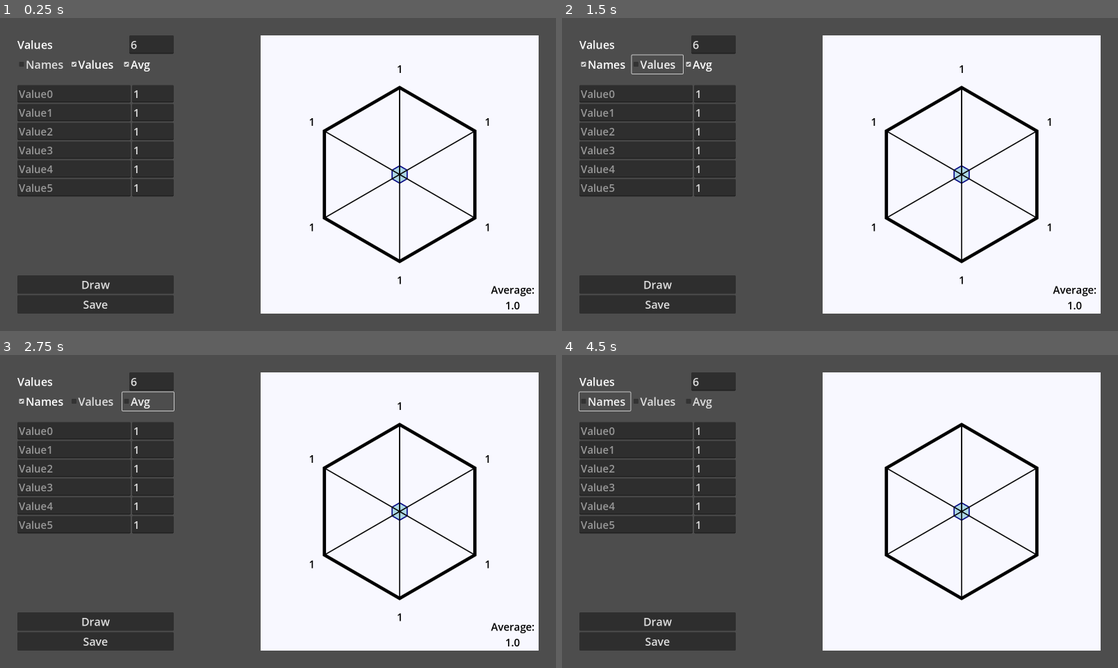
Above: before the commit, frames 1-4 (two rows, left to right).
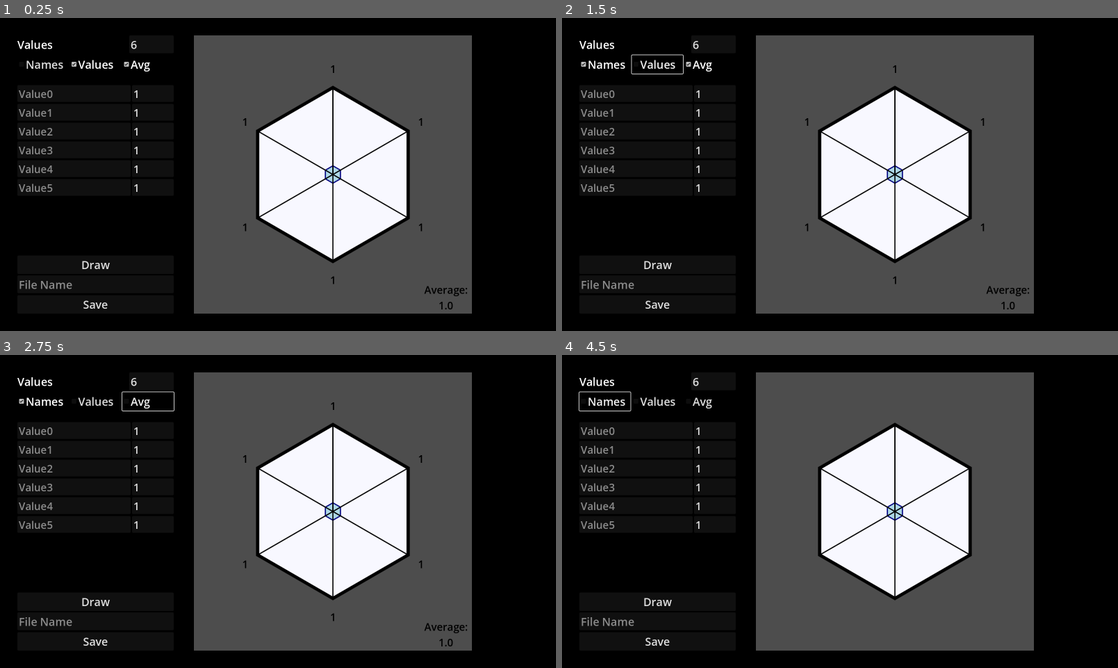
Above: after the commit, the same moments.

Repository: Ser0-afk/Stat_Polygon_Maker
Game: Godot game, scene res://main.tscn
The game is run twice, just before and just after one commit, with the same random seed, the same clock (stepped at 60 frames per second) and the same inputs.
Inputs:
- Up to frame 1 (0.25 s): no input
- Up to frame 2 (1.5 s): click "Names" at 0.5 s; click "Values" at 1.25 s
- Up to frame 3 (2.75 s): click "Avg" at 2 s
- Up to frame 4 (4.5 s): click "Draw" at 2.75 s; click "Save" at 3.5 s; click "Names" at 4.25 s

The runs differ from the first frame. In frame 1, 79% of the frame differs, in the area x 0-100%, y 0-100%; in frame 2, 79%; in frame 3, 79%; in frame 4, 79%.
Error after the commit: Invalid access to property or key 'text' on a base object of type 'null instance'. (res://main.gd:72)

Commit message:
1.2.0
Added ConfigFile
Now supports multiples saves

Diff:
--- /dev/null
+++ b/stat-polygon-maker/ConfigHandler.gd
@@ -0,0 +1,43 @@
+extends Node
+
+var config = ConfigFile.new()
+
+const CONFIG_PATH = "user://settings.ini"
+
+func _ready() -> void:
+	if not FileAccess.file_exists(CONFIG_PATH):
+
+		config.set_value("Colors", "WINDOW_BG", Color.BLACK)
+		config.set_value("Colors", "WINDOW_TEXT", Color.WHITE)
+		config.set_value("Colors", "BG_COLOR", Color.TRANSPARENT)
+		config.set_value("Colors", "IMG_TEXT", Color.BLACK)
+		config.set_value("Colors", "POLY_COLOR", Color.GHOST_WHITE)
+		config.set_value("Colors", "LINES_COLOR", Color.BLACK)
+		config.set_value("Colors", "STATS_COLOR", Color.LIGHT_BLUE)
+		config.set_value("Colors", "STATS_LINES_COLOR", Color.NAVY_BLUE)
+
+		config.set_value("Measures", "R", 250.0)
+		config.set_value("Measures", "IMG_SIZE", Vector2(800, 800))
+		config.set_value("Measures", "LABELS_DISTANCE", 10)
+		config.set_value("Measures", "AVG_POSITION", Vector2(800 - 75, 800 - 90) )
+
+		config.set_value("Others", "VALUE_SCALE", 10)
+		config.set_value("Others", "STARTING_N", 6)
+		config.set_value("Others", "AA", true)
+		config.set_value("Others", "OUTPUT_PATH", "output/")
+
+		config.save(CONFIG_PATH)
+
+	else:
+		config.load(CONFIG_PATH)
+
+
+func save_settings(section: String, key: String, value):
+	config.set_value(section, key, value)
+	config.save(CONFIG_PATH)
+
+func load_settings(section :String) -> Dictionary:
+	var settings := {}
+	for k in config.get_section_keys(section):
+		settings[k] = config.get_value(section, k)
+	return settings
--- a/stat-polygon-maker/Image.gd
+++ b/stat-polygon-maker/Image.gd
@@ -1,62 +1,65 @@
 extends Sprite2D
 
-##CONFIG start
-const STARTING_N = 6									##Default number of vertices
-const AA = true											##AntiAliasing
-const R := 250.0										##Radius of circumscribed circle
-const IMG_SIZE = Vector2(800, 800)						##Image resolution
-
-const BG_COLOR = Color.GHOST_WHITE
-const POLY_COLOR = Color.GHOST_WHITE
-const STATS_COLOR = Color.LIGHT_BLUE
-const LINES_COLOR = Color.BLACK
-const STATS_LINES_COLOR = Color.NAVY_BLUE
-
-const LABELS_DISTANCE = 10								##Distance of labels from vertices
-const AVG_POSITION = IMG_SIZE - Vector2 (75, 90)		##Position of the average
-const VALUE_SCALE = 10									##Determines the scale of the value polygon
-##CONFIG end
 
 
-const label_base = preload("res://label_base.tscn")
 
-var center = IMG_SIZE/2
+var colors
+var measures
+var others
+
+
+const label_base = preload("uid://3d8dg2bpuajt")
+
+var center
 var vertices : PackedVector2Array = []
 var values_positions : PackedVector2Array = []
 
 
+func _ready() -> void:
+	colors = ConfigHandler.load_settings("Colors")
+	measures  = ConfigHandler.load_settings("Measures")
+	others	 = ConfigHandler.load_settings("Others")
+	center = measures["IMG_SIZE"]/2
+
 func _draw():
 
 	##Background
-	draw_rect(Rect2(Vector2(0,0), IMG_SIZE), BG_COLOR)
+	draw_rect(Rect2(Vector2(0,0), measures["IMG_SIZE"]), colors["BG_COLOR"])
 	##Polygon
-	draw_colored_polygon(vertices,POLY_COLOR)
+	draw_colored_polygon(vertices,colors["POLY_COLOR"])
 	##Stats
-	draw_colored_polygon(values_positions, STATS_COLOR)
+	draw_colored_polygon(values_positions, colors["STATS_COLOR"])
 	##Stats Line
-	draw_polyline(values_positions, STATS_LINES_COLOR, 2, AA)
+	draw_polyline(values_positions, colors["STATS_LINES_COLOR"], 2, others["AA"])
 	##Polygon Edges
-	draw_polyline(vertices, LINES_COLOR, 8, AA)
+	draw_polyline(vertices ,colors["LINES_COLOR"], 8, others["AA"])
 	##Separation lines
 	for i in vertices:
-		draw_line( center, i, LINES_COLOR, 2, AA)
+		draw_line( center, i, colors["LINES_COLOR"], 2, others["AA"])
 
 
 func redraw(N : int, values : Array, names : Array):
 
+	##if settings have changed
+	colors = ConfigHandler.load_settings("Colors")
+	measures  = ConfigHandler.load_settings("Measures")
+	others	 = ConfigHandler.load_settings("Others")
+	center = measures["IMG_SIZE"]/2
+
 	##frees previous values
 	vertices = []
 	values_positions = []
+
 	for i in get_children():
 		i.queue_free()
 
 	for i in N:
 		##sets drawing vectors
 		var angle =  PI * 2 * i / N
-		vertices.append(Vector2 (center[0] + R * sin(angle),
-								center[1] - R * cos(angle) ))
+		vertices.append(Vector2 (center[0] + measures["R"] * sin(angle),
+								center[1] - measures["R"] * cos(angle) ))
 
-		var lenght = R * values[i] / VALUE_SCALE
+		var lenght = measures["R"] * values[i] / others["VALUE_SCALE"]
 		values_positions.append(Vector2 (center[0] + lenght * sin(angle),
 								center[1] - lenght * cos(angle) ))
 
@@ -73,7 +76,7 @@
 		add_child(l)
 		l.text = "Average:\n" + str(snapped(globals.avg(values), 0.01))
 		await get_tree().process_frame
-		l.position = AVG_POSITION
+		l.position = measures["AVG_POSITION"]
 
 
 	await get_tree().process_frame
@@ -82,6 +85,7 @@
 
 func set_label (lname, lvalue, angle):
 	var l = label_base.instantiate()
+	l.add_theme_color_override("font_color", colors["IMG_TEXT"])
 	add_child(l)
 
 	if globals.show_names && globals.show_values:
@@ -91,8 +95,8 @@
 	elif globals.show_names:
 		l.text = lname
 
-	l.position = Vector2 (center[0] + (R+LABELS_DISTANCE) * sin(angle),
-						center[1] - (R+LABELS_DISTANCE) * cos(angle))
+	l.position = Vector2 (center[0] + (measures["R"]+ measures["LABELS_DISTANCE"]) * sin(angle),
+						center[1] - (measures["R"]+ measures["LABELS_DISTANCE"]) * cos(angle))
 
 
 	##small adjustments to position
@@ -100,8 +104,8 @@
 	l.position.y  -= l.size.y * (cos(angle)+1)/2
 
 	if (PI < angle and angle < 2 * PI):
-		l.position.x -= 2 * LABELS_DISTANCE
+		l.position.x -= 2 * measures["LABELS_DISTANCE"]
 		l.horizontal_alignment = HORIZONTAL_ALIGNMENT_RIGHT
 	elif (0 < angle and angle < PI):
-		l.position.x += 2 * LABELS_DISTANCE
+		l.position.x += 2 * measures["LABELS_DISTANCE"]
 		l.horizontal_alignment = HORIZONTAL_ALIGNMENT_LEFT
--- a/stat-polygon-maker/Setter.tscn
+++ /dev/null
@@ -1,19 +0,0 @@
-[gd_scene load_steps=2 format=3 uid="uid://etfxgbrrmww8"]
-
-[ext_resource type="Theme" uid="uid://by054df4voepp" path="res://DefaulTheme.tres" id="1_tjh85"]
-
-[node name="Value0" type="HBoxContainer"]
-offset_right = 244.0
-offset_bottom = 50.0
-theme = ExtResource("1_tjh85")
-
-[node name="Label" type="LineEdit" parent="."]
-layout_mode = 2
-size_flags_horizontal = 3
-placeholder_text = "Value"
-
-[node name="LineEdit" type="LineEdit" parent="."]
-layout_mode = 2
-size_flags_horizontal = 0
-text = "1"
-placeholder_text = "1"
--- a/stat-polygon-maker/globals.gd
+++ b/stat-polygon-maker/globals.gd
@@ -10,3 +10,28 @@
 	for i in a:
 		t += float (i)
 	return t/a.size()
+
+func create_path(path : String, user :=true) -> String:
+	var dir_path := ""
+	if ! user:
+		dir_path = "res://" + path
+		if not DirAccess.dir_exists_absolute(dir_path):
+			DirAccess.make_dir_recursive_absolute(dir_path)
+	else:
+		dir_path = "user://" + path
+		if not DirAccess.dir_exists_absolute(dir_path):
+			DirAccess.make_dir_recursive_absolute(dir_path)
+
+	return dir_path
+
+func save_png(img: Image, path : String, img_name = null):
+	var counter := 0
+	var regex = RegEx.new()
+	if !img_name:
+		img_name = "stat_poly_"
+	regex.compile(img_name+"*")
+	for i in DirAccess.get_files_at(path):
+		if regex.search(i):
+			counter+=1
+
+	img.save_png(path+ img_name + str(counter) + ".png")
--- a/stat-polygon-maker/label_base.tscn
+++ /dev/null
@@ -1,15 +0,0 @@
-[gd_scene load_steps=2 format=3 uid="uid://3d8dg2bpuajt"]
-
-[ext_resource type="Theme" uid="uid://by054df4voepp" path="res://DefaulTheme.tres" id="1_cbbug"]
-
-[node name="Label" type="Label"]
-offset_right = 1.0
-offset_bottom = 87.0
-size_flags_horizontal = 4
-theme = ExtResource("1_cbbug")
-theme_override_colors/font_color = Color(0, 0, 0, 1)
-text = "aaaaaaaaaa
-0"
-horizontal_alignment = 1
-vertical_alignment = 1
-autowrap_mode = 2
--- a/stat-polygon-maker/main.gd
+++ b/stat-polygon-maker/main.gd
@@ -1,17 +1,23 @@
 extends Control
 
 
-const OUTPUT_PATH = "output/"
+var OUTPUT_PATH
 
-const setter_scene = preload("res://Setter.tscn")
+const setter_scene = preload("uid://etfxgbrrmww8")
 
-@onready var N : int = %Image.STARTING_N
+var N := 6
 var values := []
 var texts := []
 
+func _ready() -> void:
+	##GUI controls
+	$".".size = get_viewport().size
+	$Node2D/MarginContainer.custom_minimum_size.y = $".".size.y
+	%SubViewport.size = ConfigHandler.load_settings("Measures")["IMG_SIZE"]
 
-func _ready() -> void:
-	%SubViewport.size = %Image.IMG_SIZE
+	OUTPUT_PATH = ConfigHandler.load_settings("Others")["OUTPUT_PATH"]
+	N = ConfigHandler.load_settings("Others")["STARTING_N"]
+	%Variables.modulate = ConfigHandler.load_settings("Colors")["WINDOW_TEXT"]
 
 	for i in N:
 		var new_sel = setter_scene.instantiate()
@@ -20,6 +26,9 @@
 
 	_on_draw_pressed()
 
+func _draw() -> void:
+	draw_rect(Rect2(Vector2(0,0), get_viewport().size),
+				ConfigHandler.load_settings("Colors")["WINDOW_BG"])
 
 func _on_draw_pressed() -> void:
 
@@ -58,11 +67,9 @@
 	var image = %SubViewport.get_texture().get_image()
 
 	##checks if folder exists and creates it if not
-	var dir_path:= OUTPUT_PATH.get_base_dir()
-	if not DirAccess.dir_exists_absolute(dir_path):
-		DirAccess.make_dir_recursive_absolute(dir_path)
+	var path = globals.create_path(OUTPUT_PATH, 1)
 
-	image.save_png(OUTPUT_PATH+ "image.png")
+	globals.save_png(image, path, $Node2D/MarginContainer/BoxContainer/Img_name.text)
 
 
 ##Toggles
--- a/stat-polygon-maker/main.tscn
+++ b/stat-polygon-maker/main.tscn
@@ -1,91 +1,104 @@
-[gd_scene load_steps=4 format=3 uid="uid://ch2uhnr0fs8ab"]
+[gd_scene load_steps=5 format=3 uid="uid://ch2uhnr0fs8ab"]
 
+[ext_resource type="Theme" uid="uid://by054df4voepp" path="res://DefaulTheme.tres" id="1_h2yge"]
 [ext_resource type="Script" uid="uid://btgms3t6kk45e" path="res://main.gd" id="1_ig7tw"]
-[ext_resource type="PackedScene" uid="uid://jaj1uxccqu6a" path="res://Image.tscn" id="2_0xm2m"]
+[ext_resource type="PackedScene" uid="uid://jaj1uxccqu6a" path="res://subscenes/Image.tscn" id="2_0xm2m"]
 
 [sub_resource type="Theme" id="Theme_0xm2m"]
 default_font_size = 32
 
 [node name="Main" type="MarginContainer"]
-anchors_preset = 15
-anchor_right = 1.0
-anchor_bottom = 1.0
-grow_horizontal = 2
-grow_vertical = 2
-size_flags_vertical = 3
+offset_right = 1600.0
+offset_bottom = 900.0
+size_flags_horizontal = 2
+size_flags_vertical = 2
+theme = ExtResource("1_h2yge")
 theme_override_constants/margin_left = 50
 theme_override_constants/margin_right = 50
 script = ExtResource("1_ig7tw")
 
 [node name="Node2D" type="HBoxContainer" parent="."]
 layout_mode = 2
+size_flags_vertical = 0
 
 [node name="MarginContainer" type="MarginContainer" parent="Node2D"]
+custom_minimum_size = Vector2(0, 900)
 layout_mode = 2
+size_flags_horizontal = 0
+size_flags_vertical = 0
 theme_override_constants/margin_top = 50
 theme_override_constants/margin_right = 50
 theme_override_constants/margin_bottom = 50
 
-[node name="BoxContainer" type="VBoxContainer" parent="Node2D/MarginContainer"]
+[node name="Variables" type="VBoxContainer" parent="Node2D/MarginContainer"]
+unique_name_in_owner = true
 custom_minimum_size = Vector2(450, 0)
 layout_mode = 2
 size_flags_horizontal = 0
 theme = SubResource("Theme_0xm2m")
 
-[node name="A" type="HBoxContainer" parent="Node2D/MarginContainer/BoxContainer"]
+[node name="A" type="HBoxContainer" parent="Node2D/MarginContainer/Variables"]
 layout_mode = 2
 
-[node name="Label" type="Label" parent="Node2D/MarginContainer/BoxContainer/A"]
+[node name="Label" type="Label" parent="Node2D/MarginContainer/Variables/A"]
 layout_mode = 2
 size_flags_horizontal = 3
 text = "Values"
 
-[node name="NumberSelector" type="LineEdit" parent="Node2D/MarginContainer/BoxContainer/A"]
+[node name="NumberSelector" type="LineEdit" parent="Node2D/MarginContainer/Variables/A"]
 unique_name_in_owner = true
 layout_mode = 2
 size_flags_horizontal = 0
 text = "6"
 placeholder_text = "6"
 
-[node name="HBoxContainer" type="HBoxContainer" parent="Node2D/MarginContainer/BoxContainer"]
+[node name="HBoxContainer" type="HBoxContainer" parent="Node2D/MarginContainer/Variables"]
 layout_mode = 2
 
-[node name="CheckNames" type="CheckBox" parent="Node2D/MarginContainer/BoxContainer/HBoxContainer"]
+[node name="CheckNames" type="CheckBox" parent="Node2D/MarginContainer/Variables/HBoxContainer"]
 layout_mode = 2
 size_flags_horizontal = 3
 text = "Names"
 
-[node name="CheckValues" type="CheckBox" parent="Node2D/MarginContainer/BoxContainer/HBoxContainer"]
+[node name="CheckValues" type="CheckBox" parent="Node2D/MarginContainer/Variables/HBoxContainer"]
 layout_mode = 2
 size_flags_horizontal = 3
 button_pressed = true
 text = "Values"
 
-[node name="CheckAvg" type="CheckBox" parent="Node2D/MarginContainer/BoxContainer/HBoxContainer"]
+[node name="CheckAvg" type="CheckBox" parent="Node2D/MarginContainer/Variables/HBoxContainer"]
 layout_mode = 2
 size_flags_horizontal = 3
 button_pressed = true
 text = "Avg"
 
-[node name="MarginContainer2" type="MarginContainer" parent="Node2D/MarginContainer/BoxContainer"]
+[node name="MarginContainer2" type="MarginContainer" parent="Node2D/MarginContainer/Variables"]
 custom_minimum_size = Vector2(0, 25)
 layout_mode = 2
 
-[node name="ScrollContainer" type="ScrollContainer" parent="Node2D/MarginContainer/BoxContainer"]
+[node name="ScrollContainer" type="ScrollContainer" parent="Node2D/MarginContainer/Variables"]
 layout_mode = 2
 size_flags_vertical = 3
 
-[node name="Values" type="VBoxContainer" parent="Node2D/MarginContainer/BoxContainer/ScrollContainer"]
+[node name="Values" type="VBoxContainer" parent="Node2D/MarginContainer/Variables/ScrollContainer"]
 unique_name_in_owner = true
 layout_mode = 2
 size_flags_horizontal = 3
 theme = SubResource("Theme_0xm2m")
 
-[node name="Draw" type="Button" parent="Node2D/MarginContainer/BoxContainer"]
+[node name="MarginContainer3" type="MarginContainer" parent="Node2D/MarginContainer/Variables"]
+custom_minimum_size = Vector2(0, 25)
+layout_mode = 2
+
+[node name="Draw" type="Button" parent="Node2D/MarginContainer/Variables"]
 layout_mode = 2
 text = "Draw"
 
-[node name="Save" type="Button" parent="Node2D/MarginContainer/BoxContainer"]
+[node name="Img_name" type="LineEdit" parent="Node2D/MarginContainer/Variables"]
+layout_mode = 2
+placeholder_text = "File Name"
+
+[node name="Save" type="Button" parent="Node2D/MarginContainer/Variables"]
 layout_mode = 2
 text = "Save"
 
@@ -106,10 +119,10 @@
 [node name="Image" parent="Node2D/SubViewportContainer/SubViewport" instance=ExtResource("2_0xm2m")]
 unique_name_in_owner = true
 
-[connection signal="text_changed" from="Node2D/MarginContainer/BoxContainer/A/NumberSelector" to="." method="_on_number_selector_text_changed"]
-[connection signal="toggled" from="Node2D/MarginContainer/BoxContainer/HBoxContainer/CheckNames" to="." method="_on_check_names_toggled"]
-[connection signal="toggled" from="Node2D/MarginContainer/BoxContainer/HBoxContainer/CheckValues" to="." method="_on_check_values_toggled"]
-[connection signal="toggled" from="Node2D/MarginContainer/BoxContainer/HBoxContainer/CheckAvg" to="." method="_on_check_avg_toggled"]
-[connection signal="pressed" from="Node2D/MarginContainer/BoxContainer/Draw" to="." method="_on_draw_pressed"]
-[connection signal="pressed" from="Node2D/MarginContainer/BoxContainer/Save" to="." method="_on_save_pressed"]
-[connection signal="pressed" from="Node2D/MarginContainer/BoxContainer/Save" to="Node2D/MarginContainer/BoxContainer" method="_on_save_pressed"]
+[connection signal="text_changed" from="Node2D/MarginContainer/Variables/A/NumberSelector" to="." method="_on_number_selector_text_changed"]
+[connection signal="toggled" from="Node2D/MarginContainer/Variables/HBoxContainer/CheckNames" to="." method="_on_check_names_toggled"]
+[connection signal="toggled" from="Node2D/MarginContainer/Variables/HBoxContainer/CheckValues" to="." method="_on_check_values_toggled"]
+[connection signal="toggled" from="Node2D/MarginContainer/Variables/HBoxContainer/CheckAvg" to="." method="_on_check_avg_toggled"]
+[connection signal="pressed" from="Node2D/MarginContainer/Variables/Draw" to="." method="_on_draw_pressed"]
+[connection signal="pressed" from="Node2D/MarginContainer/Variables/Save" to="." method="_on_save_pressed"]
+[connection signal="pressed" from="Node2D/MarginContainer/Variables/Save" to="Node2D/MarginContainer/Variables" method="_on_save_pressed"]
--- a/stat-polygon-maker/project.godot
+++ b/stat-polygon-maker/project.godot
@@ -17,8 +17,14 @@
 [autoload]
 
 globals="*res://globals.gd"
+ConfigHandler="*res://ConfigHandler.gd"
 
 [display]
 
 window/size/viewport_width=1600
 window/size/viewport_height=900
+window/stretch/mode="viewport"
+
+[rendering]
+
+viewport/transparent_background=true
--- /dev/null
+++ b/stat-polygon-maker/subscenes/Setter.tscn
@@ -0,0 +1,19 @@
+[gd_scene load_steps=2 format=3 uid="uid://etfxgbrrmww8"]
+
+[ext_resource type="Theme" uid="uid://by054df4voepp" path="res://DefaulTheme.tres" id="1_2e5f2"]
+
+[node name="Value0" type="HBoxContainer"]
+offset_right = 244.0
+offset_bottom = 50.0
+theme = ExtResource("1_2e5f2")
+
+[node name="Label" type="LineEdit" parent="."]
+layout_mode = 2
+size_flags_horizontal = 3
+placeholder_text = "Value"
+
+[node name="LineEdit" type="LineEdit" parent="."]
+layout_mode = 2
+size_flags_horizontal = 0
+text = "1"
+placeholder_text = "1"
--- /dev/null
+++ b/stat-polygon-maker/subscenes/label_base.tscn
@@ -0,0 +1,15 @@
+[gd_scene load_steps=2 format=3 uid="uid://3d8dg2bpuajt"]
+
+[ext_resource type="Theme" uid="uid://by054df4voepp" path="res://DefaulTheme.tres" id="1_6n4ix"]
+
+[node name="Label" type="Label"]
+offset_right = 1.0
+offset_bottom = 87.0
+size_flags_horizontal = 4
+theme = ExtResource("1_6n4ix")
+theme_override_colors/font_color = Color(0, 0, 0, 1)
+text = "aaaaaaaaaa
+0"
+horizontal_alignment = 1
+vertical_alignment = 1
+autowrap_mode = 2
Not shown, added: stat-polygon-maker/Config BU.txt
Not shown, added: stat-polygon-maker/ConfigHandler.gd.uid
Not shown, added: stat-polygon-maker/export_presets.cfg
Binary file changed: stat-polygon-maker/output/image.png
Renamed: stat-polygon-maker/Image.tscn -> stat-polygon-maker/subscenes/Image.tscn
Not shown, added: stat-polygon-maker/.editorconfig
Not shown, added: stat-polygon-maker/.gitattributes
Not shown, added: stat-polygon-maker/.gitignore
Not shown, added: stat-polygon-maker/Stat Polygon Maker.console.exe
Not shown, added: stat-polygon-maker/Stat Polygon Maker.exe
Not shown, added: stat-polygon-maker/Stat Polygon Maker.pck
